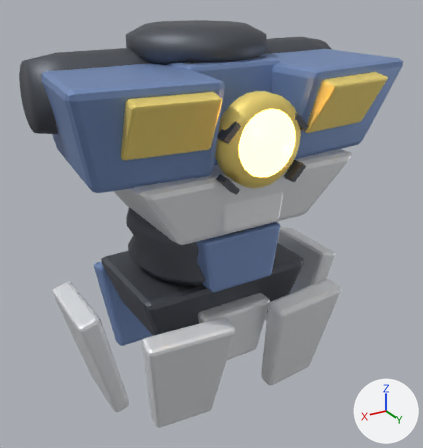
The glTF model game/assets/mech/torso_general.glb as it was, and as the next commit left it.
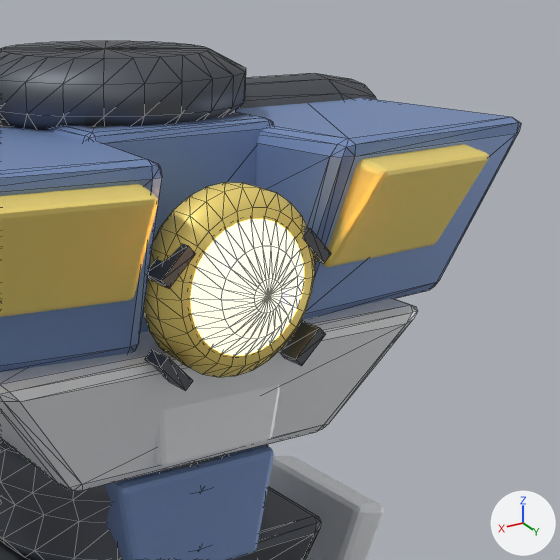
Old and new are each drawn whole from a camera (50 mm lens) standing at (5.49, 9.51, 6.64) and looking at (-0.04, 0.3, 2.04) and again close up on the part from 34% to 100% of the width and 0% to 62% of the height. Arrows for +X, +Y and +Z are at lower right; the lights stay in place. The first two pictures are the older version. The close-ups show mesh edges as thin lines. Where no turn or scale is listed for an object, it has been applied to the vertices.

Objects in the first close-up: 'abdomen_plate', 'chest_core', 'chest_lower', 'cockpit', 'collar', 'intake', 'intake.001', 'pectoral', 'pectoral.001', 'reactor_core', 'reactor_ring', 'waist' and 8 more.
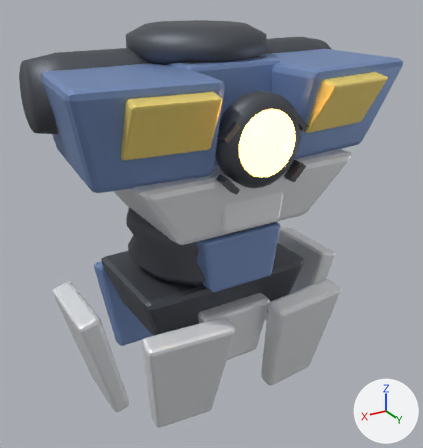
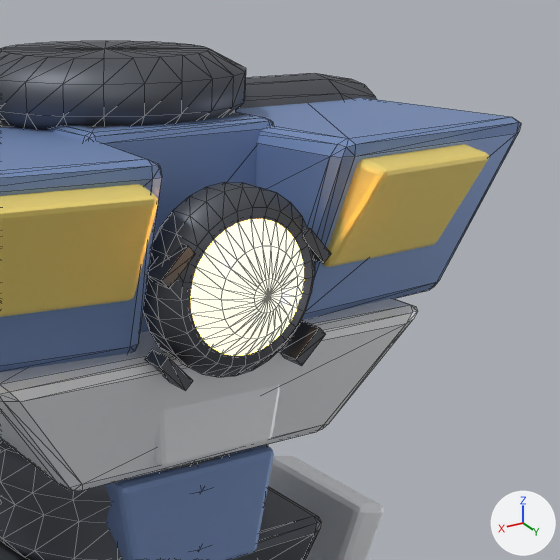
Location of each change, [x1, y1, x2, y2] in pixels of the close-ups (560 x 560 px):
'reactor_ring', recoloured (yellow to dark grey)
    both: [143, 182, 315, 377]

The change in detail:
me_reactor_ring has 114 vertices, 224 faces and spans x -0.78..0.78, y 0.0..0.51, z -0.78..0.78.
me_reactor_ring no longer uses material mat_m_trim (yellow #f9e17c).
me_reactor_ring gains material mat_m_frame (dark grey #61656c).
